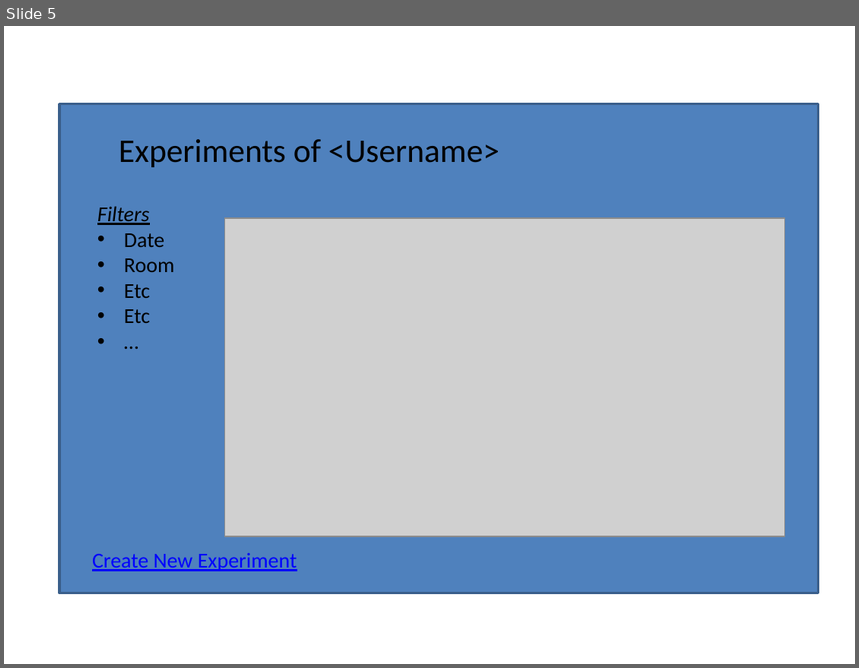
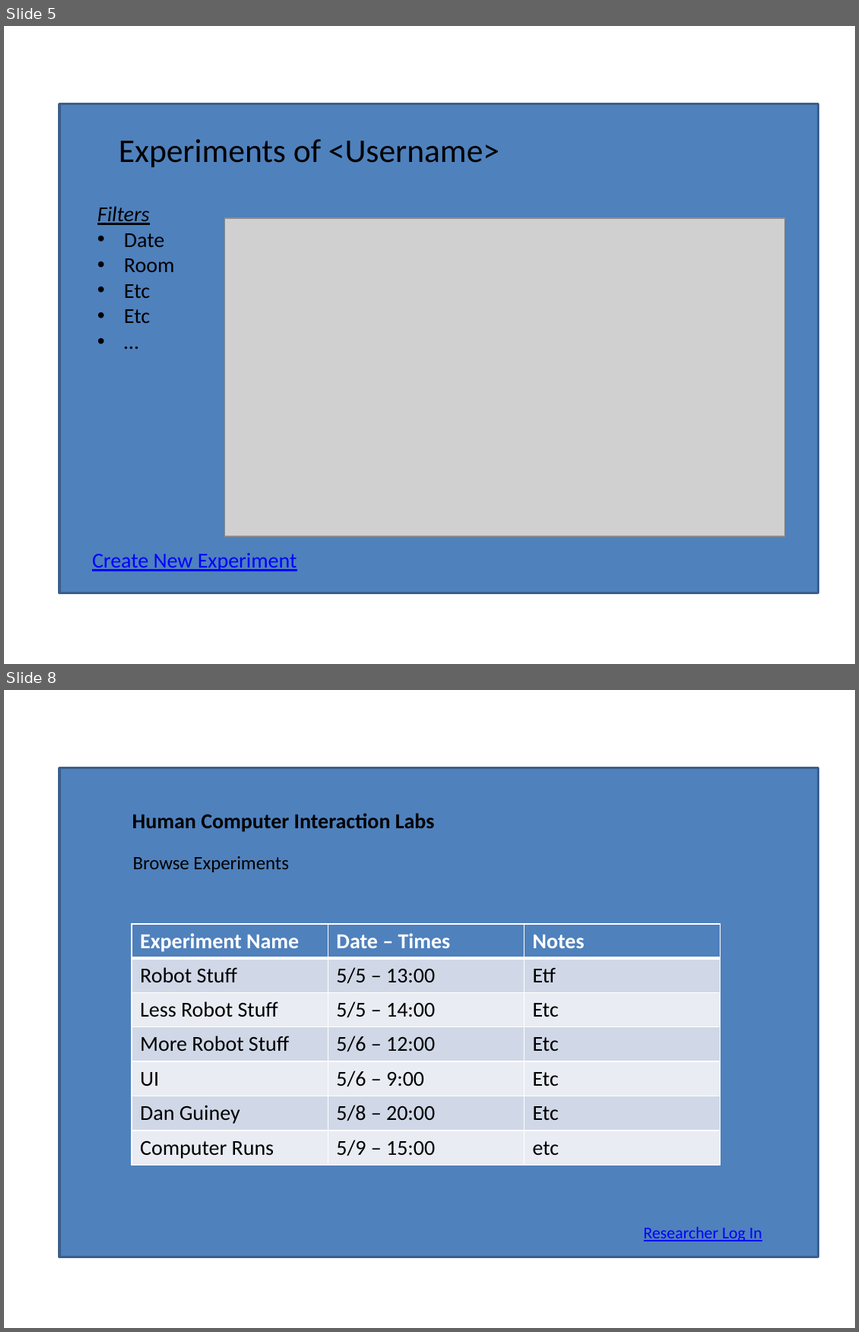
Before and after one commit to compuwizard123/participant-scheduling-system-docs, a slide deck: other/StoryBoardAllie.pptx. Shown one above the other, each under a label of ours: slide 5 before the commit, slides 5 and 8 after it; the slides between them are not shown. The pictures are 859x668 and 859x1332 pixels, drawn with LibreOffice and Linux fonts; fonts in the diff are those of the drawing; grey boxes stand for pictures. Boxes give left, top, right and bottom in pixels: in the first picture for what was removed or moved away, otherwise in the second. Text is boxed around its words. In the diff, an @@ line names an element or a change of style, - is before the commit and + after.

```diff
--- a/other/StoryBoardAllie.pptx
+++ b/other/StoryBoardAllie.pptx
@@ slide 8 added at box(4, 690, 855, 1328), background #FFFFFF @@
@@ rectangle added at box(59, 768, 819, 1258), fill #4F81BD, outline #3A5F8C 2 pt @@
@@ text added at box(132, 813, 435, 832), 18 pt, text #000000, bold @@
+Human Computer Interaction Labs
@@ text added at box(133, 856, 289, 872), 16 pt, text #000000 @@
+Browse Experiments
@@ table added at box(132, 924, 721, 1165), 7 rows, 3 columns @@
+Experiment Name | Date – Times | Notes
+Robot Stuff | 5/5 – 13:00 | Etf
+Less Robot Stuff | 5/5 – 14:00 | Etc
+More Robot Stuff | 5/6 – 12:00 | Etc
+UI | 5/6 – 9:00 | Etc
+Dan Guiney | 5/8 – 20:00 | Etc
+Computer Runs | 5/9 – 15:00 | etc
@@ text added at box(644, 1227, 762, 1242), 14 pt, text #0000FF, underline @@
+Researcher Log In
```
Also in this commit, not shown: 3 slides changed, 1 other slide added.
